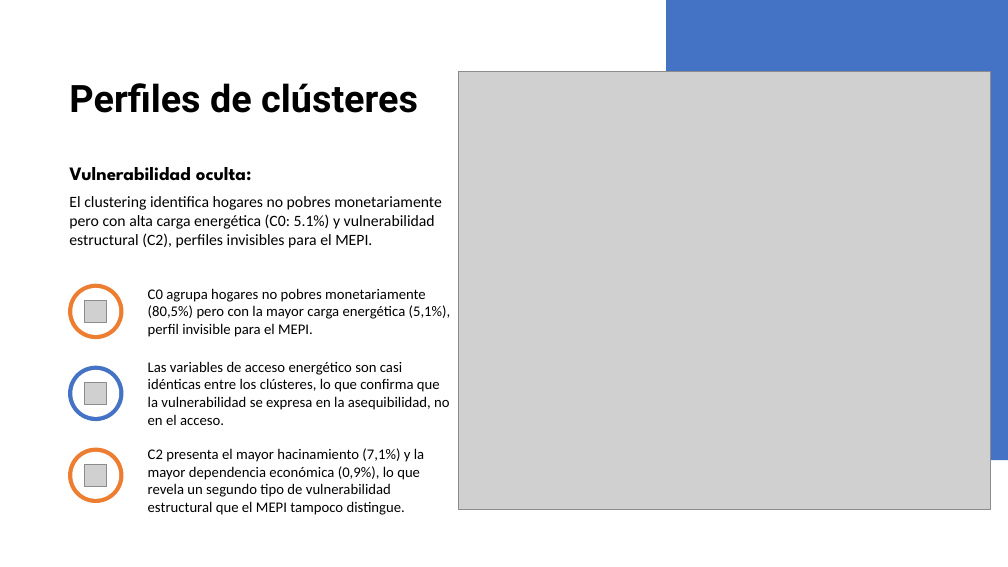
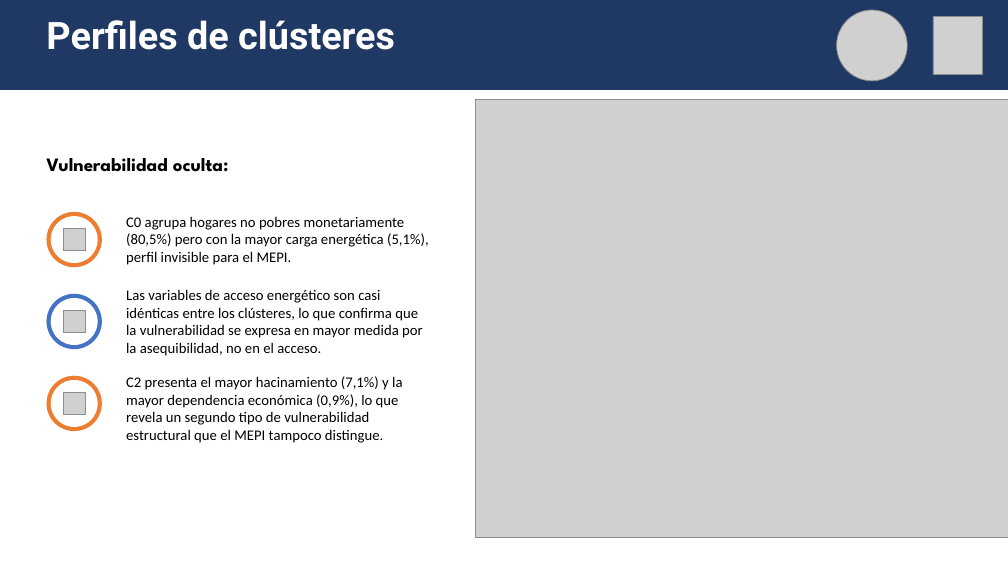
Before and after one commit to lucianoaltamirano435-rgb/Grupo_3_Trabajos_practicos, a slide deck: slide 9 of TPF/TP_final_Seminario_programacion_presentación_final.pptx. Drawn at 1008x567 pixels with LibreOffice and Linux fonts; fonts in the diff are those of the drawing; grey boxes stand for pictures. Boxes give left, top, right and bottom in pixels: in the first picture for what was removed or moved away, otherwise in the second. Text is boxed around its words. In the diff, an @@ line names an element or a change of style, - is before the commit and + after.

```diff
--- a/TPF/TP_final_Seminario_programacion_presentación_final.pptx
+++ b/TPF/TP_final_Seminario_programacion_presentación_final.pptx
@@ rectangle added at [0, 0, 1008, 89], fill #203864, outline #203864 1 pt @@
@@ text "Perfiles de clústeres": place and size @@
-text "Perfiles de clústeres" at [69, 83, 418, 113]
+text "Perfiles de clústeres" at [46, 20, 395, 50]
@@ text "Perfiles de clústeres" at [46, 20, 395, 50]: text colour #000000 to #FFFFFF @@
@@ round rect removed at [666, 0, 1008, 461] @@
@@ picture added at [837, 10, 907, 81] @@
@@ picture added at [933, 16, 982, 74] @@
@@ picture: place and size @@
-picture at [458, 72, 991, 510]
+picture at [476, 100, 1008, 538]
@@ text "Vulnerabilidad oculta:": place and size @@
-text "Vulnerabilidad oculta:" at [69, 167, 252, 181]
+text "Vulnerabilidad oculta:" at [46, 158, 229, 172]
@@ text removed at [69, 196, 442, 248] @@
-El clustering identifica hogares no pobres monetariamente pero con alta carga energética (C0: 5.1%) y vulnerabilidad estructural (C2), perfiles invisibles para el MEPI.
@@ picture added at [63, 228, 85, 250] @@
@@ text at [126, 289, 423, 356]: text changed @@
-Las variables de acceso energético son casi idénticas entre los clústeres, lo que confirma que la vulnerabilidad se expresa en la asequibilidad, no en el acceso.
+Las variables de acceso energético son casi idénticas entre los clústeres, lo que confirma que la vulnerabilidad se expresa en mayor medida por la asequibilidad, no en el acceso.
@@ picture added at [63, 311, 85, 333] @@
@@ picture removed at [85, 300, 107, 322] @@
@@ 6 ellipses, 2 texts: place and size @@
-6 ellipses, 2 texts at [68, 284, 451, 515]
+6 ellipses, 2 texts at [46, 212, 429, 443]
@@ picture removed at [85, 383, 107, 405] @@
@@ picture added at [63, 392, 85, 414] @@
@@ picture removed at [85, 464, 107, 486] @@
```
Also in this commit, not shown: 8 other slides changed, 1 slide removed.
